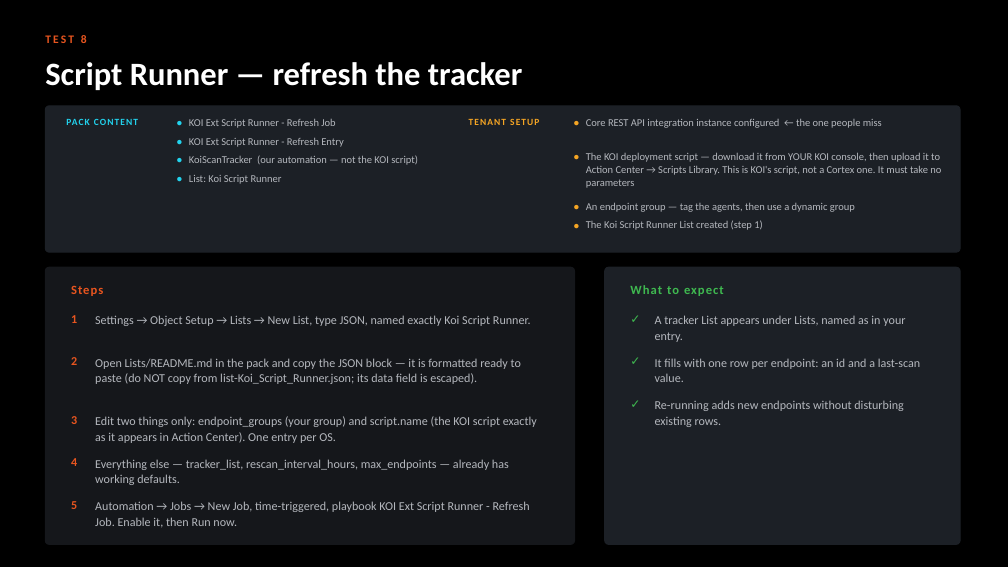
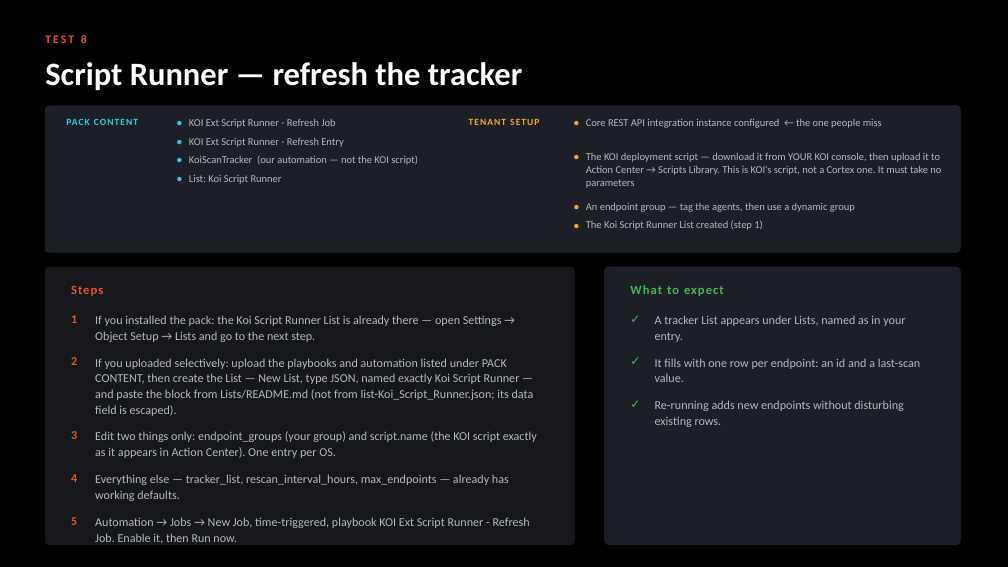
Before and after one commit to ayman-m/koi-xsiam-markeplacepack, a slide deck: slide 12 of docs/KOI_Marketplace_Pack_Test_Guide.pptx. Drawn at 1008x567 pixels with LibreOffice and Linux fonts; fonts in the diff are those of the drawing. Boxes give left, top, right and bottom in pixels: in the first picture for what was removed or moved away, otherwise in the second. Text is boxed around its words. In the diff, an @@ line names an element or a change of style, - is before the commit and + after.

```diff
--- a/docs/KOI_Marketplace_Pack_Test_Guide.pptx
+++ b/docs/KOI_Marketplace_Pack_Test_Guide.pptx
@@ text at (95, 315, 502, 342): text changed @@
-Settings → Object Setup → Lists → New List, type JSON, named exactly Koi Script Runner.
+If you installed the pack: the Koi Script Runner List is already there — open Settings → Object Setup → Lists and go to the next step.
@@ text at (95, 358, 534, 416): text changed @@
-Open Lists/README.md in the pack and copy the JSON block — it is formatted ready to paste (do NOT copy from list-Koi_Script_Runner.json; its data field is escaped).
+If you uploaded selectively: upload the playbooks and automation listed under PACK CONTENT, then create the List — New List, type JSON, named exactly Koi Script Runner — and paste the block from Lists/README.md (not from list-Koi_Script_Runner.json; its data field is escaped).
@@ 6 texts: place and size @@
-6 texts at (71, 416, 537, 527)
+6 texts at (71, 431, 537, 543)
```
Also in this commit, not shown: 1 other slide changed, 2 other files.
